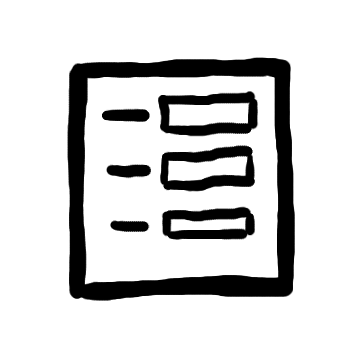
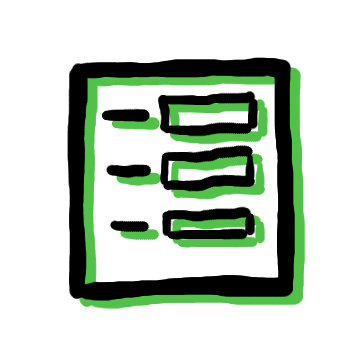
Layered file, before and after one edit (360px x 360px). Changes by layer:
added layer "Nouveau calque" over [79, 67, 305, 309]
